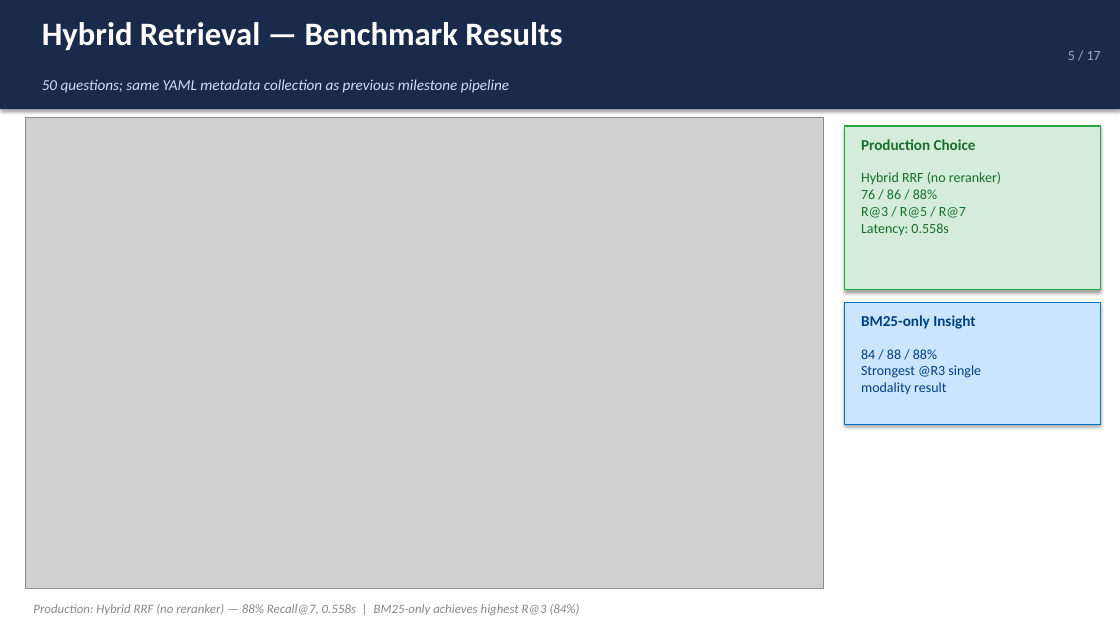
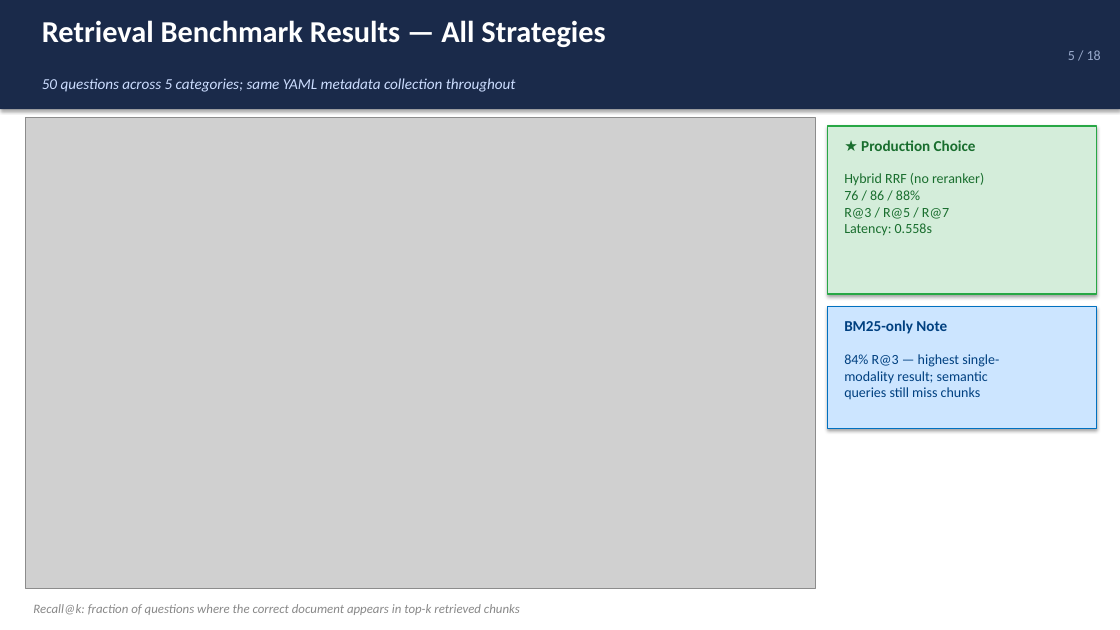
Before and after one commit to nandypi/Group-6-DS-and-AI-Lab-Project, a slide deck: slide 5 of Slides/DSAI_Team_6_Milestone6.pptx. Drawn at 1120x630 pixels with LibreOffice and Linux fonts; fonts in the diff are those of the drawing; grey boxes stand for pictures. Boxes give left, top, right and bottom in pixels: in the first picture for what was removed or moved away, otherwise in the second. Text is boxed around its words. In the diff, an @@ line names an element or a change of style, - is before the commit and + after.

```diff
--- a/Slides/DSAI_Team_6_Milestone6.pptx
+++ b/Slides/DSAI_Team_6_Milestone6.pptx
@@ text at <box>42,20,605,47</box>: text changed; size 28 to 26 pt @@
-Hybrid Retrieval — Benchmark Results
+Retrieval Benchmark Results — All Strategies
@@ text at <box>1068,50,1101,60</box>: text changed @@
-5 / 17
+5 / 18
@@ text at <box>42,78,516,92</box>: text changed @@
-50 questions; same YAML metadata collection as previous milestone pipeline
+50 questions across 5 categories; same YAML metadata collection throughout
@@ picture: place and size @@
-picture at <box>25,118,823,588</box>
+picture at <box>25,118,815,588</box>
@@ rectangle: place and size @@
-rectangle at <box>844,126,1101,290</box>
+rectangle at <box>828,126,1096,294</box>
@@ text "Hybrid RRF (no reranker) 76 ...": place and size @@
-text "Hybrid RRF (no reranker) 76 ..." at <box>861,172,1001,236</box>
+text "Hybrid RRF (no reranker) 76 ..." at <box>844,173,984,236</box>
@@ rectangle: place and size @@
-rectangle at <box>844,302,1101,424</box>
+rectangle at <box>828,307,1096,429</box>
@@ text at <box>844,320,947,334</box>: text changed @@
-BM25-only Insight
+BM25-only Note
@@ text at <box>844,354,999,399</box>: text changed @@
-84 / 88 / 88%
-Strongest @R3 single
-modality result
+84% R@3 — highest single-
+modality result; semantic
+queries still miss chunks
@@ text at <box>33,604,520,615</box>: text changed @@
-Production: Hybrid RRF (no reranker) — 88% Recall@7, 0.558s | BM25-only achieves highest R@3 (84%)
+Recall@k: fraction of questions where the correct document appears in top-k retrieved chunks
```
Also in this commit, not shown: 6 other slides changed, 11 slides added, 10 slides removed.
